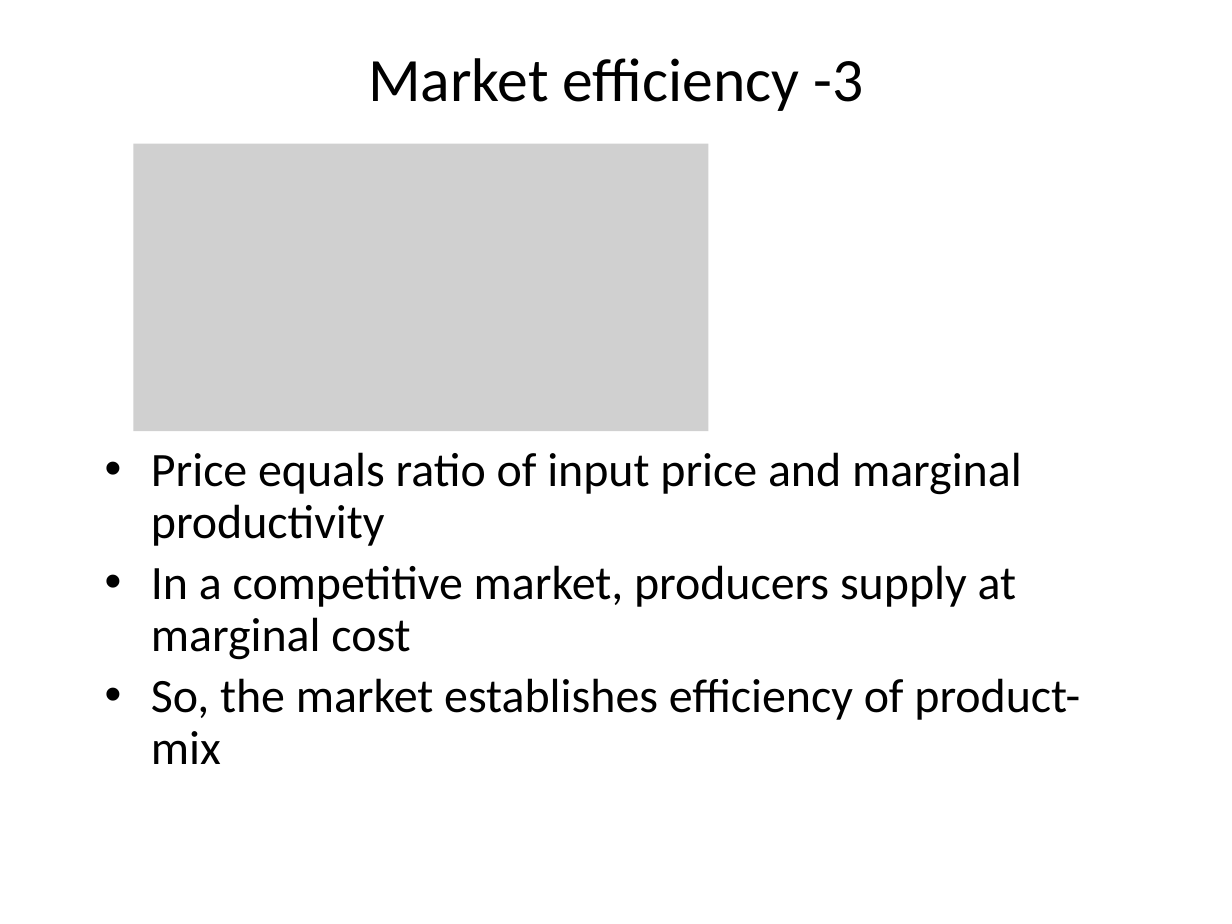
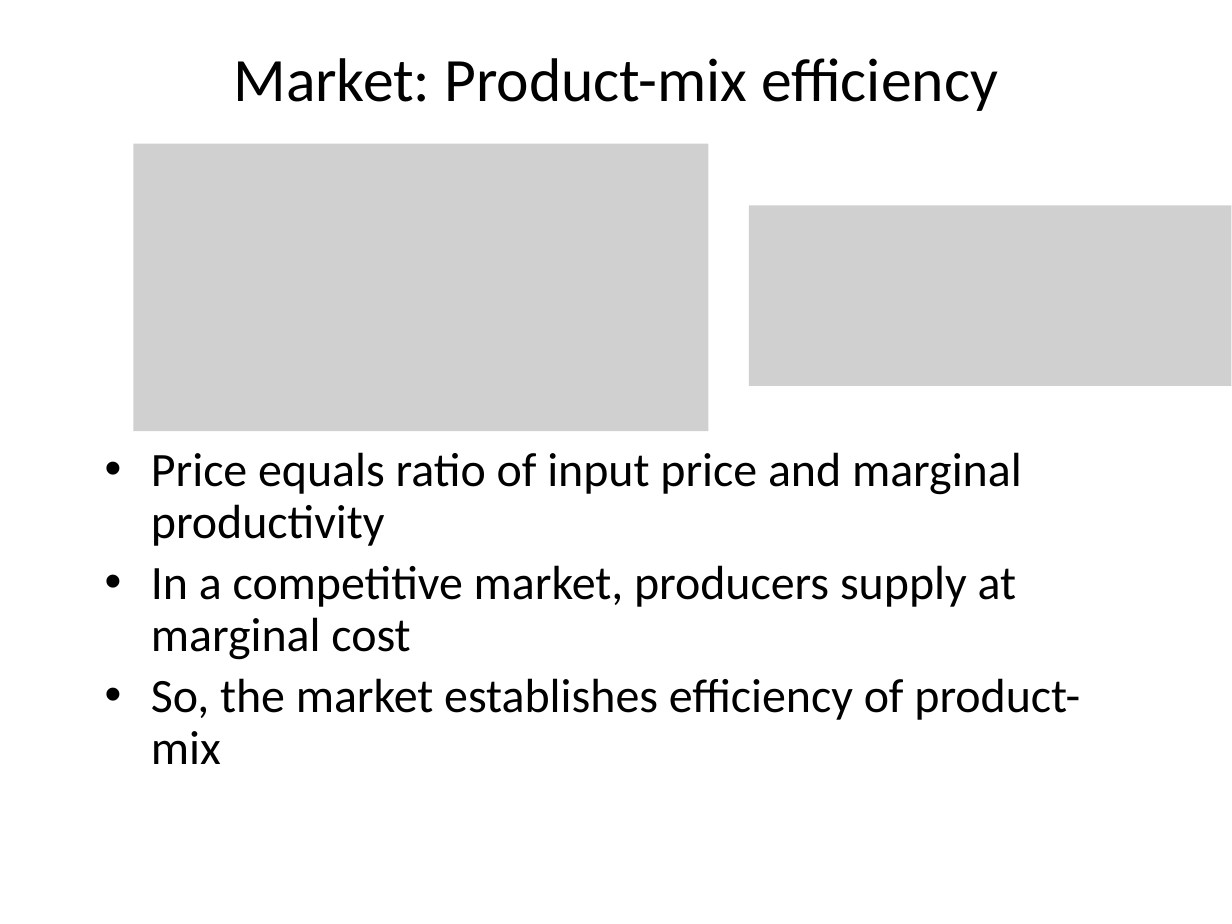
Before and after one commit to rtol/Environmental-Economics, a slide deck: slide 15 of EE2 Externalities.pptx (slide 13 before the commit). Drawn at 1232x924 pixels with LibreOffice and Linux fonts; fonts in the diff are those of the drawing; grey boxes stand for pictures. Boxes give left, top, right and bottom in pixels: in the first picture for what was removed or moved away, otherwise in the second. Text is boxed around its words. In the diff, an @@ line names an element or a change of style, - is before the commit and + after.

```diff
--- a/EE2 Externalities.pptx
+++ b/EE2 Externalities.pptx
@@ title at (x1=233, y1=58, x2=998, y2=111): text changed @@
-Market efficiency -3
+Market: Product-mix efficiency
@@ picture added at (x1=749, y1=206, x2=1232, y2=387) @@
```
Also in this commit, not shown: 3 other slides changed, 6 slides added, 1 other file.
